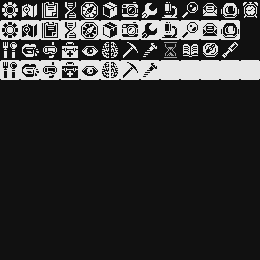
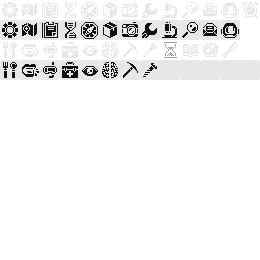
Layers edited between the first and the second 260 x 260 image:
painted on "图层 252 拷贝 2" over (22, 3, 37, 37)
hid "图层 2" over (0, 0, 260, 260)
